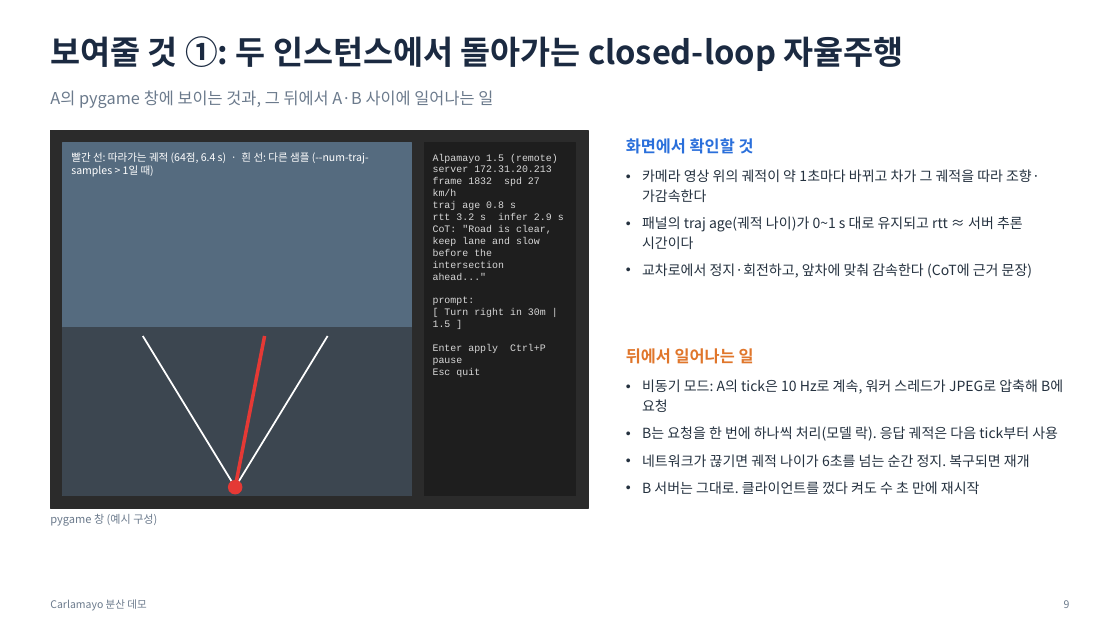
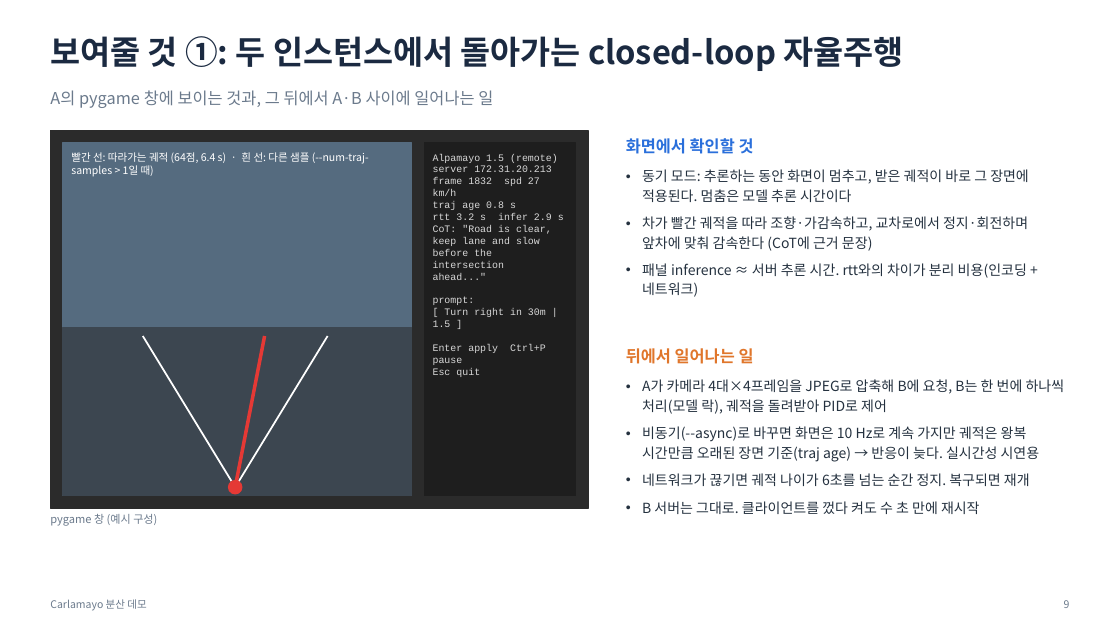
Before and after one commit to JwonMoon/carlamayo-my-distributed, a slide deck: slide 9 of docs/distributed/demo-overview.pptx. Drawn at 1120x630 pixels with LibreOffice and Linux fonts; fonts in the diff are those of the drawing. Boxes give left, top, right and bottom in pixels: in the first picture for what was removed or moved away, otherwise in the second. Text is boxed around its words. In the diff, an @@ line names an element or a change of style, - is before the commit and + after.

```diff
--- a/docs/distributed/demo-overview.pptx
+++ b/docs/distributed/demo-overview.pptx
@@ text at (x1=642, y1=169, x2=1029, y2=297): text changed @@
-• 카메라 영상 위의 궤적이 약 1초마다 바뀌고 차가 그 궤적을 따라 조향·가감속한다
-• 패널의 traj age(궤적 나이)가 0~1 s 대로 유지되고 rtt ≈ 서버 추론 시간이다
-• 교차로에서 정지·회전하고, 앞차에 맞춰 감속한다 (CoT에 근거 문장)
+• 동기 모드: 추론하는 동안 화면이 멈추고, 받은 궤적이 바로 그 장면에 적용된다. 멈춤은 모델 추론 시간이다
+• 차가 빨간 궤적을 따라 조향·가감속하고, 교차로에서 정지·회전하며 앞차에 맞춰 감속한다 (CoT에 근거 문장)
+• 패널 inference ≈ 서버 추론 시간. rtt와의 차이가 분리 비용(인코딩 + 네트워크)
@@ text at (x1=642, y1=379, x2=1065, y2=462): text changed @@
-• 비동기 모드: A의 tick은 10 Hz로 계속, 워커 스레드가 JPEG로 압축해 B에 요청
-• B는 요청을 한 번에 하나씩 처리(모델 락). 응답 궤적은 다음 tick부터 사용
+• A가 카메라 4대×4프레임을 JPEG로 압축해 B에 요청, B는 한 번에 하나씩 처리(모델 락), 궤적을 돌려받아 PID로 제어
+• 비동기(--async)로 바꾸면 화면은 10 Hz로 계속 가지만 궤적은 왕복 시간만큼 오래된 장면 기준(traj age) → 반응이 늦다. 실시간성 시연용
```
Also in this commit, not shown: 4 other slides changed, 2 other files.
